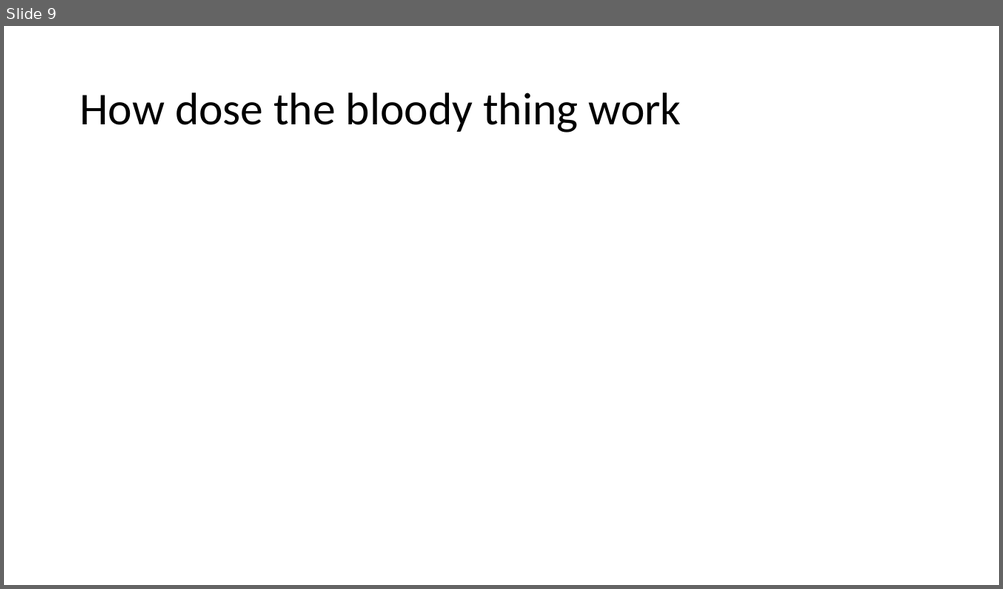
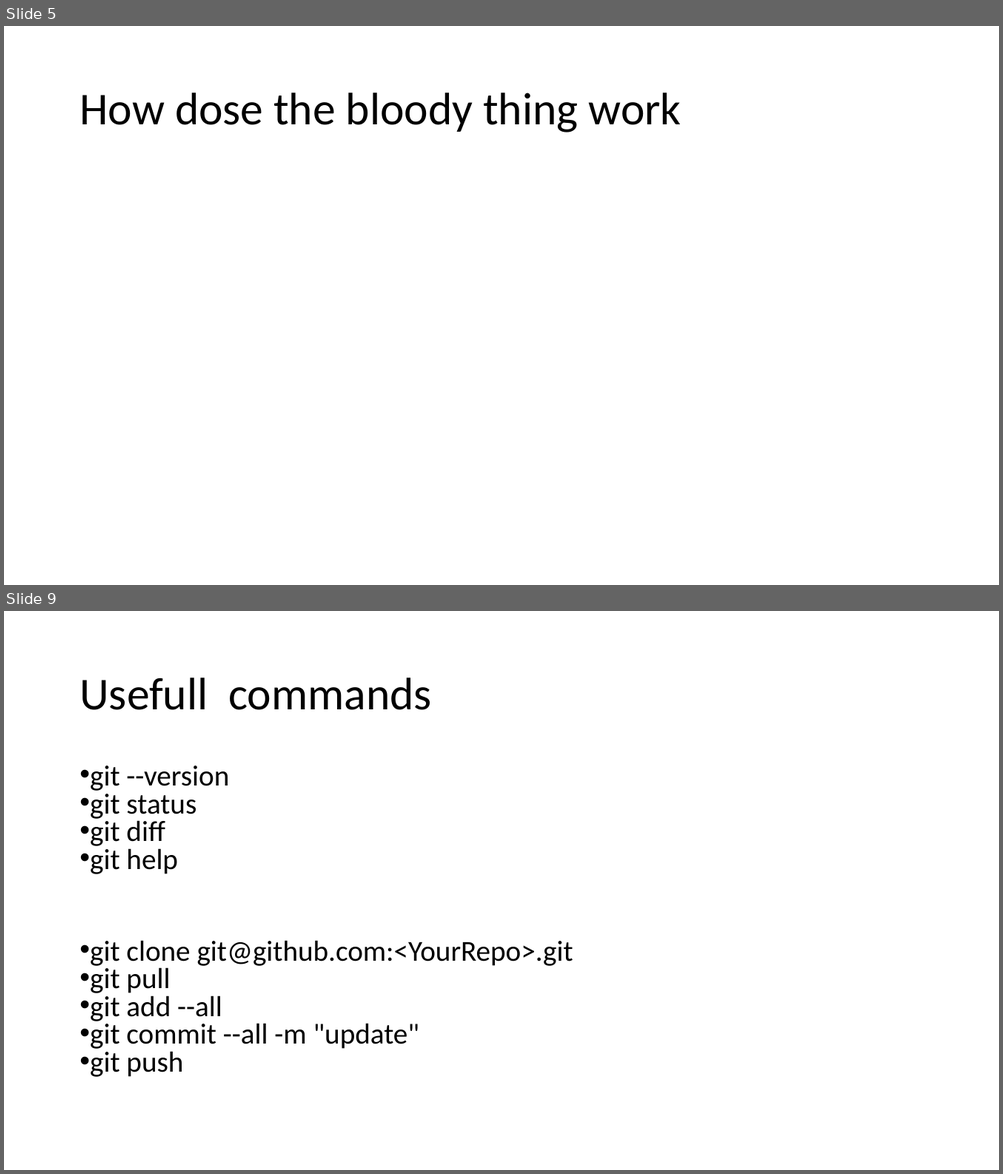
Before and after one commit to ToreAndreAsheim/tech-thursday, a slide deck: 2020-09-03 Git og Github/Git.pptx. Shown one above the other, each under a label of ours: slide 9 before the commit, slides 5 and 9 after it; the slides between them are not shown. The pictures are 1003x589 and 1003x1174 pixels, drawn with LibreOffice and Linux fonts; fonts in the diff are those of the drawing. Boxes give left, top, right and bottom in pixels: in the first picture for what was removed or moved away, otherwise in the second. Text is boxed around its words. In the diff, an @@ line names an element or a change of style, - is before the commit and + after.

```diff
--- a/2020-09-03 Git og Github/Git.pptx
+++ b/2020-09-03 Git og Github/Git.pptx
@@ slide 9 added at (4, 611, 999, 1170), background #FFFFFF @@
@@ title added at (79, 678, 432, 710), 44 pt, text #000000 @@
+Usefull commands
@@ text added at (90, 766, 573, 1077), 28 pt, text #000000 @@
+• git --version
+• git status
+• git diff
+• git help
+• git clone git@github.com:<YourRepo>.git
+• git pull
+• git add --all
+• git commit --all -m "update"
+• git push
@@ what was slide 9 is now slide 5 @@
```
Also in this commit, not shown: 5 slides changed, 9 other slides added, 2 slides removed.
